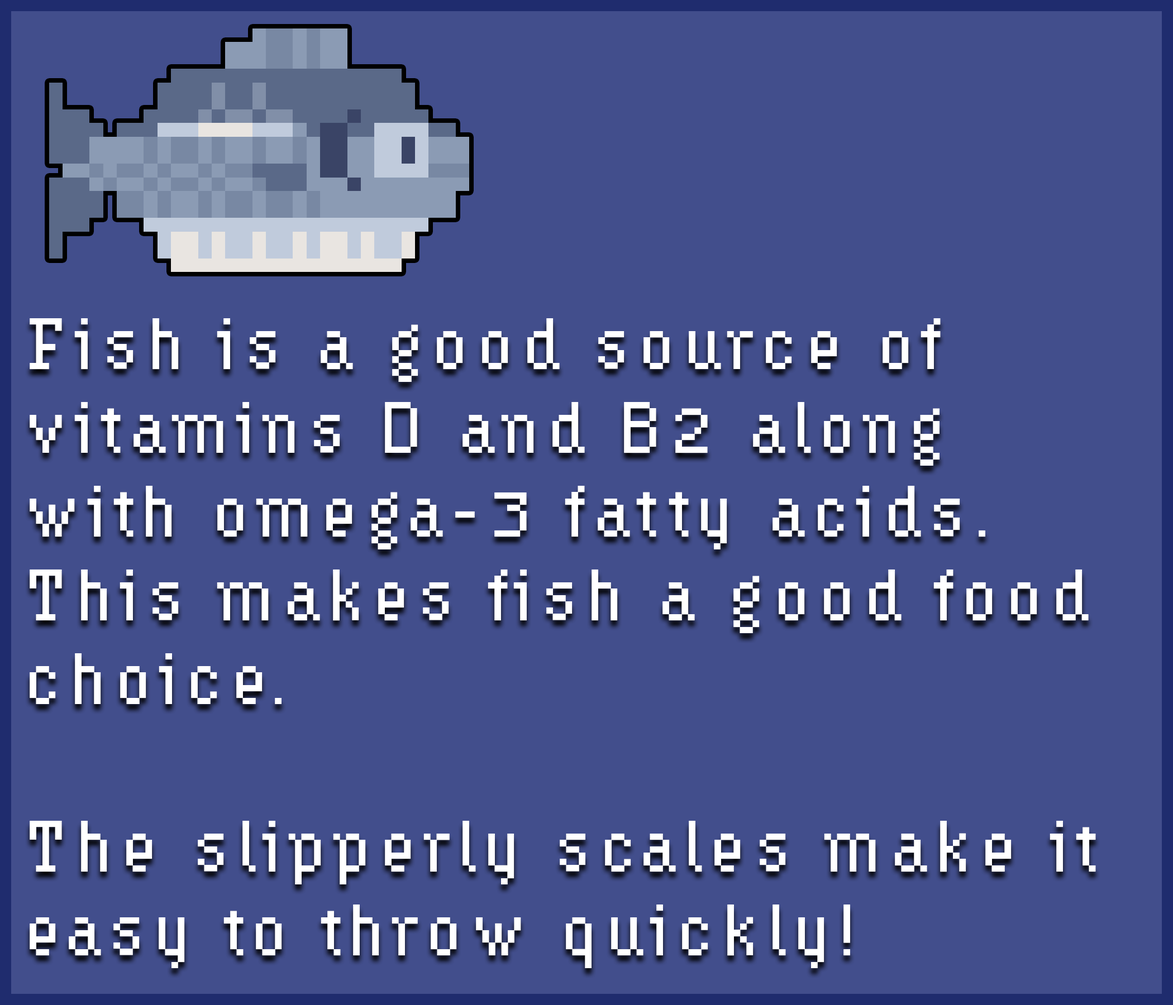
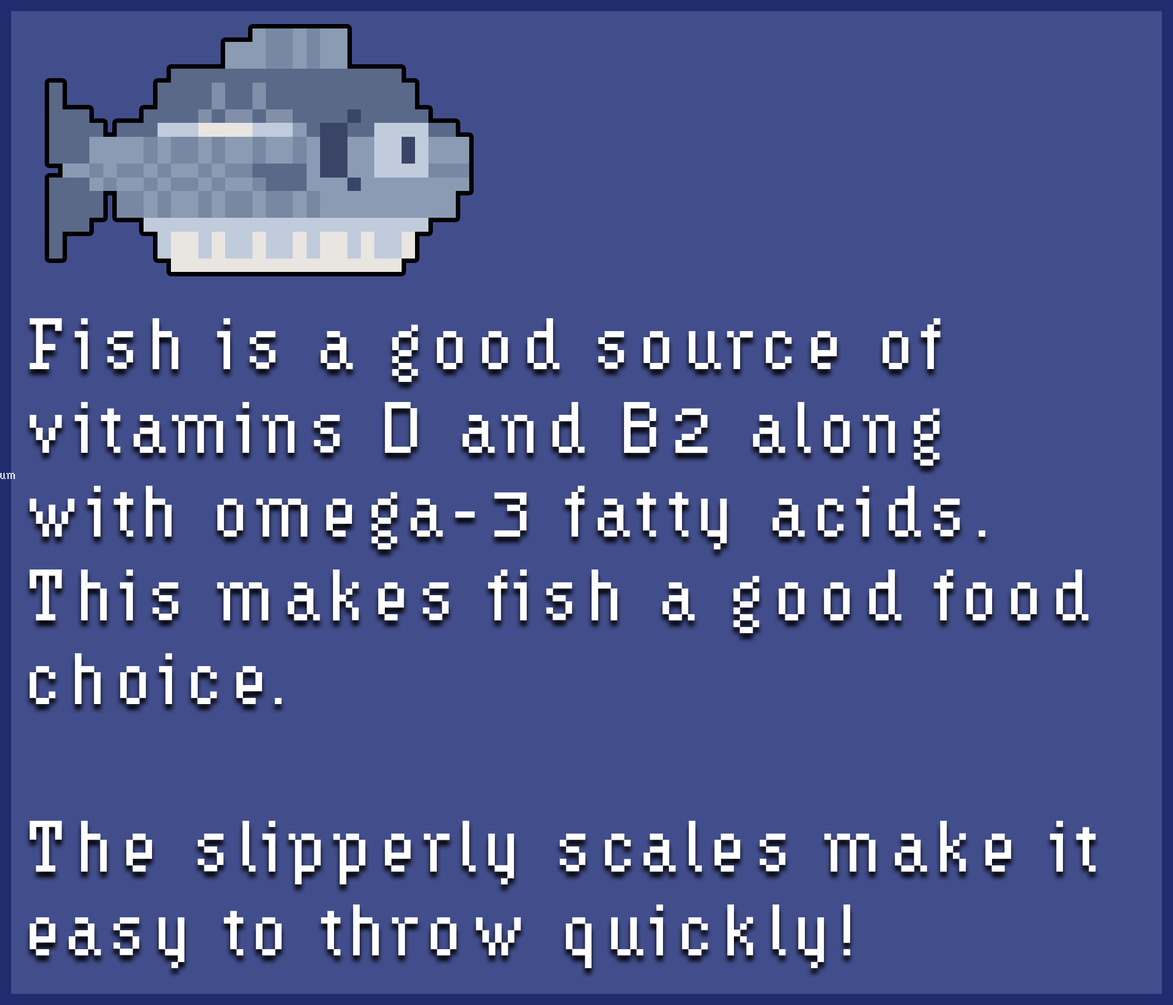
Layer changes from the first 1173 × 1005 image to the second:
added layer "Lorem Ipsum" (4th of 4) above "Fish is a good source of vitamins D and B2 along with omega-3" over [0, 473, 16, 480]
